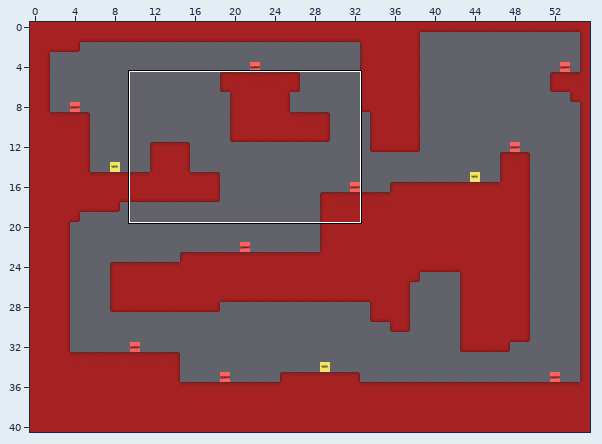
Tiled map: GlamourJam/GlamourJamContent/testmap.tmx. Above: a wide view before the commit, with the close-up outlined.
Close-up. First the earlier version:
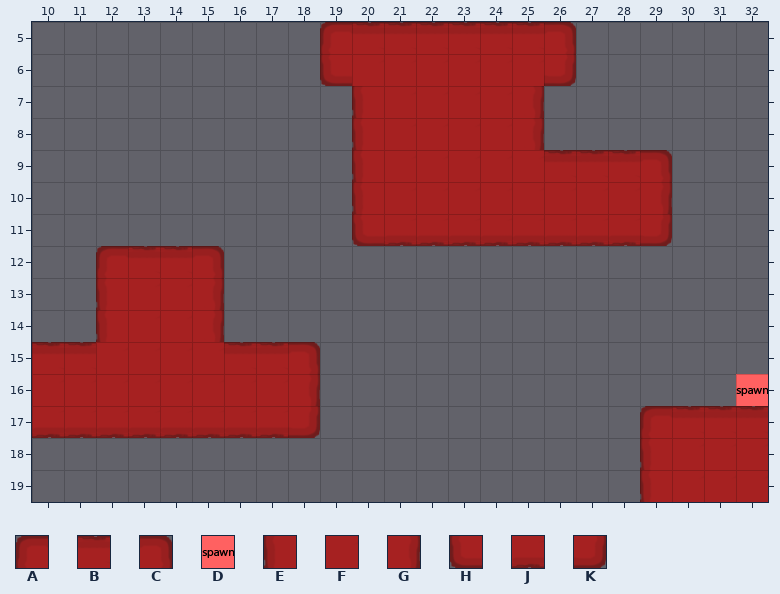
Cells are 32x32 px. Shown: x 10..32, y 5..19.
Key: from "tileset32": A 4, B 5, C 6, D 7, E 8, F 9, G 10, H 12, J 13, K 14.
_ is an empty cell.
Layer "Tile Layer 1" before, first column x 10:
 5 _________ABBBBBBC______
 6 _________HFFFFFFK______
 7 __________EFFFFG_______
 8 __________EFFFFG_______
 9 __________EFFFFFBBBC___
10 __________EFFFFFFFFG___
11 __________HJJJJJJJJK___
12 __ABBC_________________
13 __EFFG_________________
14 __EFFG_________________
15 BBFFFFBBC______________
16 FFFFFFFFG_____________D
17 JJJJJJJJK__________ABBB
18 ___________________EFFF
19 ___________________EFFF
The result:
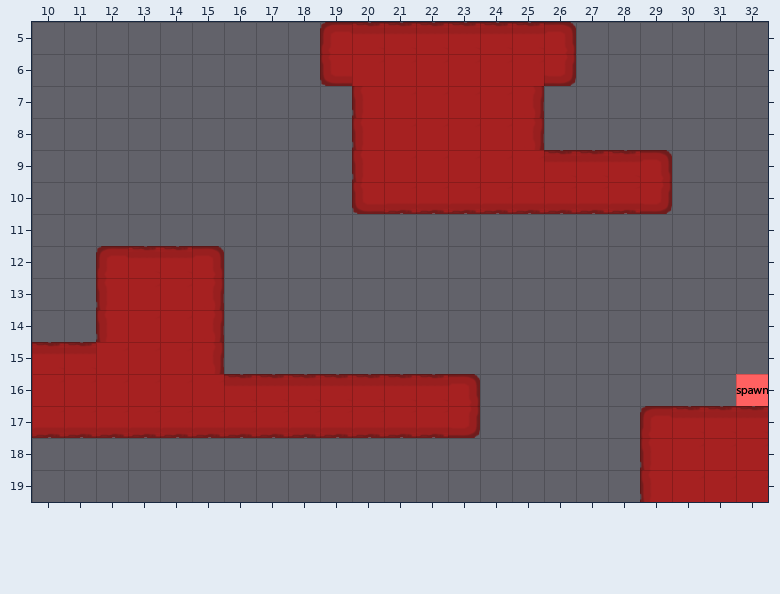
Edits made:
Layer "Tile Layer 1":
y 10: x 20..29 EFFFFFFFFG -> HJJJJJJJJK
y 11: x 20..29 HJJJJJJJJK -> __________
y 15: x 15..18 FBBC -> G___
y 16: x 16..23 FFG_____ -> BBBBBBBC
y 17: x 18..23 K_____ -> JJJJJK
